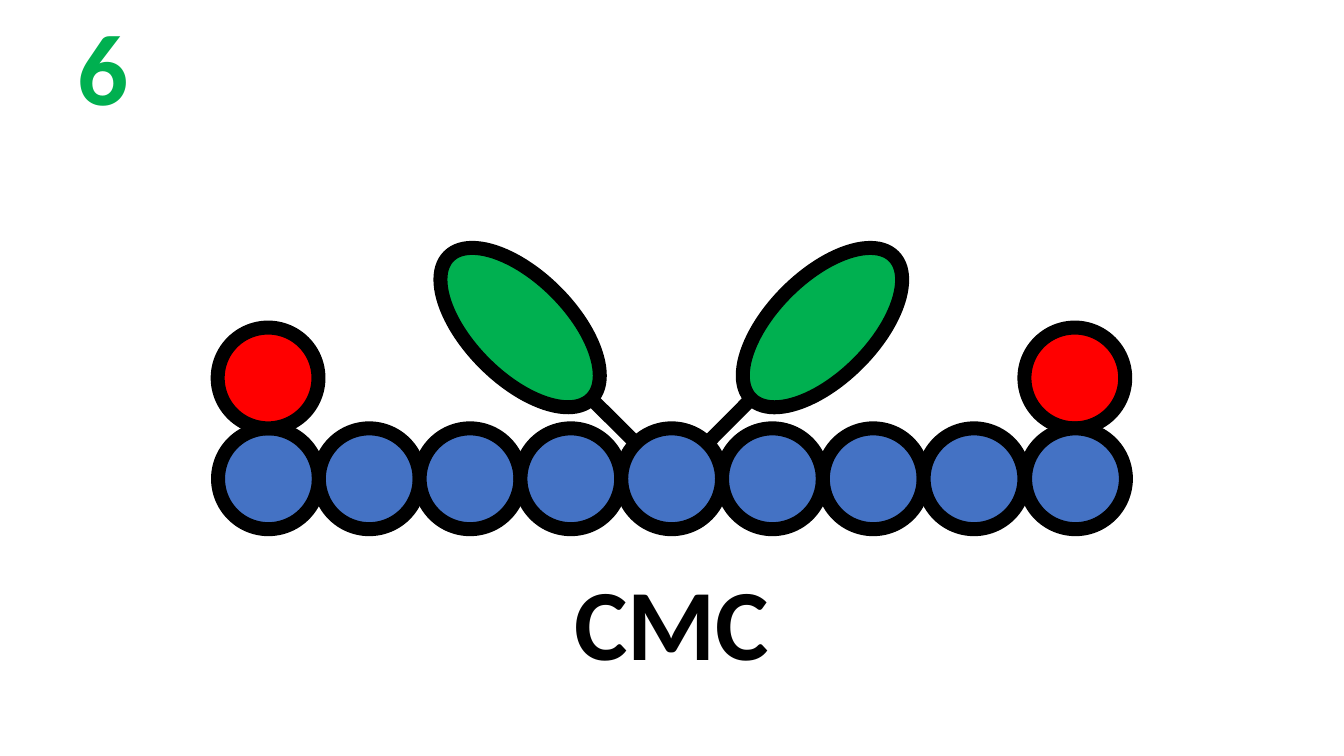
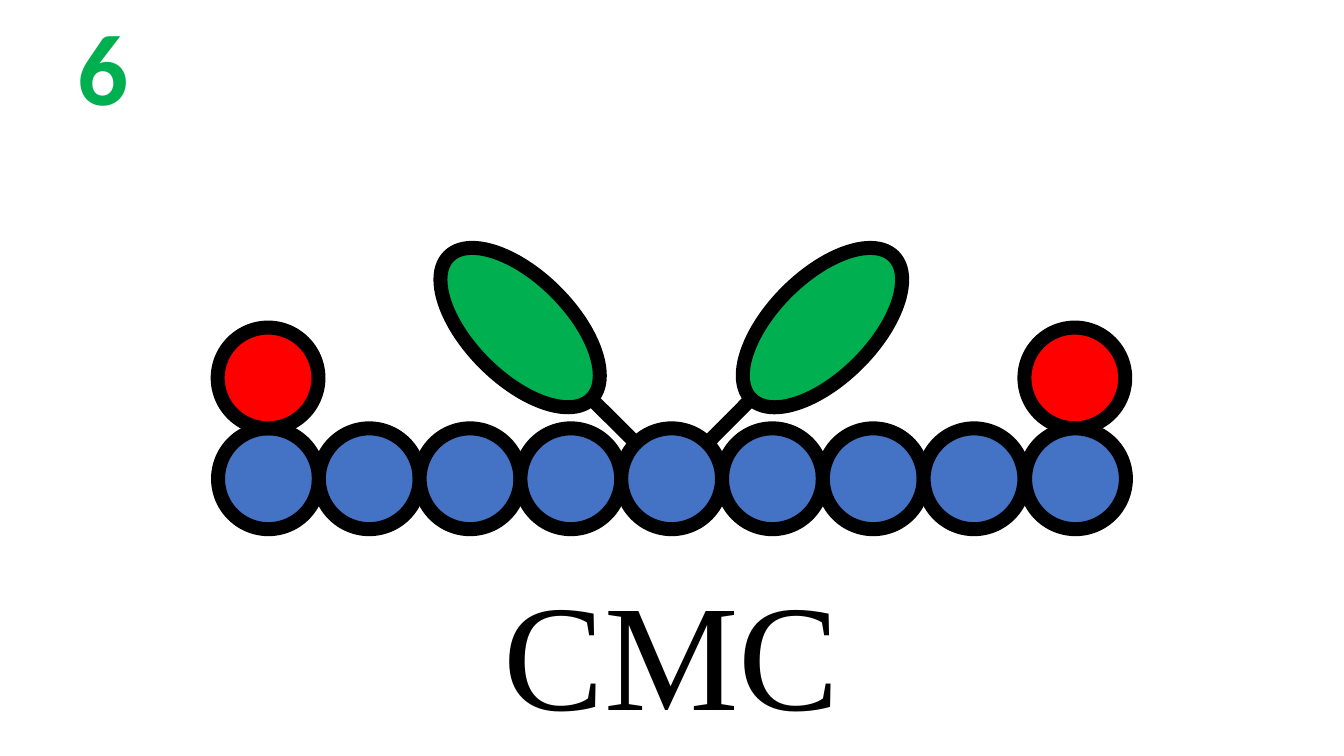
Before and after one commit to rzk1/ullmann, a slide deck: slide 9 of Labels/labels.pptx. Drawn at 1344x756 pixels with LibreOffice and Linux fonts; fonts in the diff are those of the drawing. Boxes give left, top, right and bottom in pixels: in the first picture for what was removed or moved away, otherwise in the second. Text is boxed around its words. In the diff, an @@ line names an element or a change of style, - is before the commit and + after.

Commit message:
Font

```diff
--- a/Labels/labels.pptx
+++ b/Labels/labels.pptx
@@ text "CMC": place and size @@
-text "CMC" at (574,594,769,661)
+text "CMC" at (504,610,840,712)
@@ text "CMC" at (504,610,840,712): size 72 to 108 pt, font Calibri to Times New Roman, bold off @@
```
Also in this commit, not shown: 23 other slides changed.
